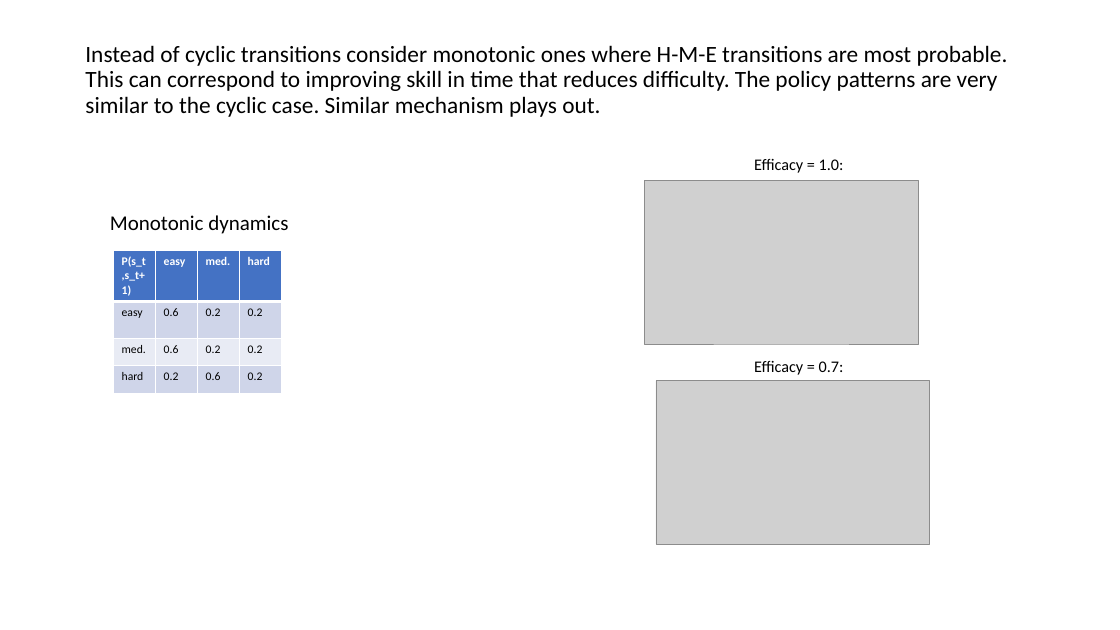
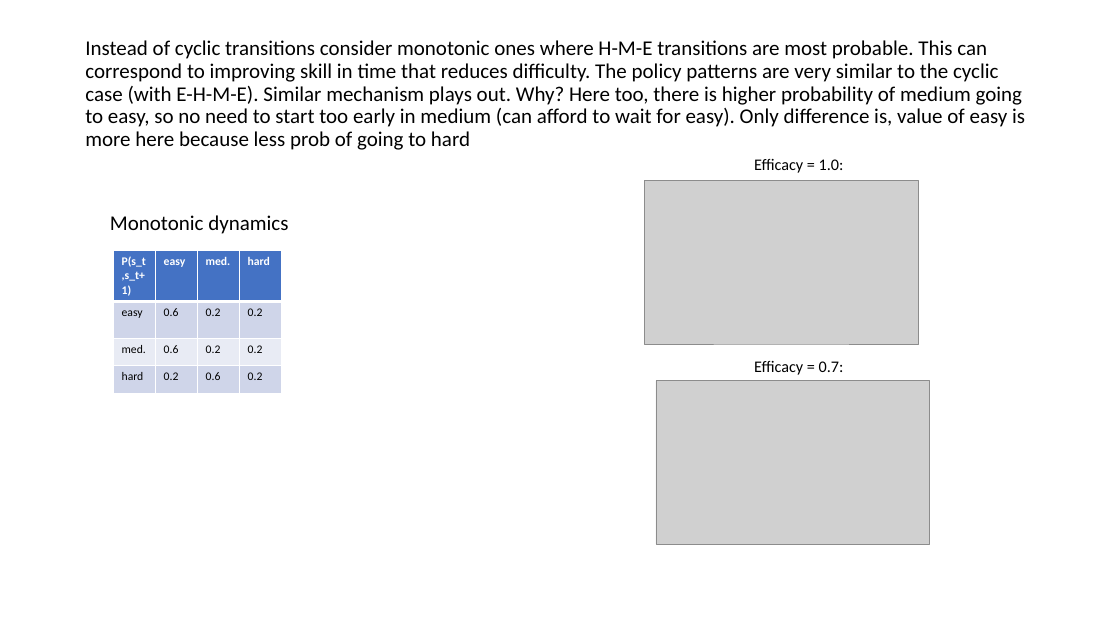
Before and after one commit to SahitiC/procrastination_code, a slide deck: slide 6 of results and plots/Non-committing.pptx. Drawn at 1120x630 pixels with LibreOffice and Linux fonts; fonts in the diff are those of the drawing; grey boxes stand for pictures. Boxes give left, top, right and bottom in pixels: in the first picture for what was removed or moved away, otherwise in the second. Text is boxed around its words. In the diff, an @@ line names an element or a change of style, - is before the commit and + after.

```diff
--- a/results and plots/Non-committing.pptx
+++ b/results and plots/Non-committing.pptx
@@ title at bbox=[85, 40, 1025, 150]: text changed; size 20 to 18 pt @@
-Instead of cyclic transitions consider monotonic ones where H-M-E transitions are most probable. This can correspond to improving skill in time that reduces difficulty. The policy patterns are very similar to the cyclic case. Similar mechanism plays out.
+Instead of cyclic transitions consider monotonic ones where H-M-E transitions are most probable. This can correspond to improving skill in time that reduces difficulty. The policy patterns are very similar to the cyclic case (with E-H-M-E). Similar mechanism plays out. Why? Here too, there is higher probability of medium going to easy, so no need to start too early in medium (can afford to wait for easy). Only difference is, value of easy is more here because less prob of going to hard
```
Also in this commit, not shown: 1 slide added, 4 other files.
